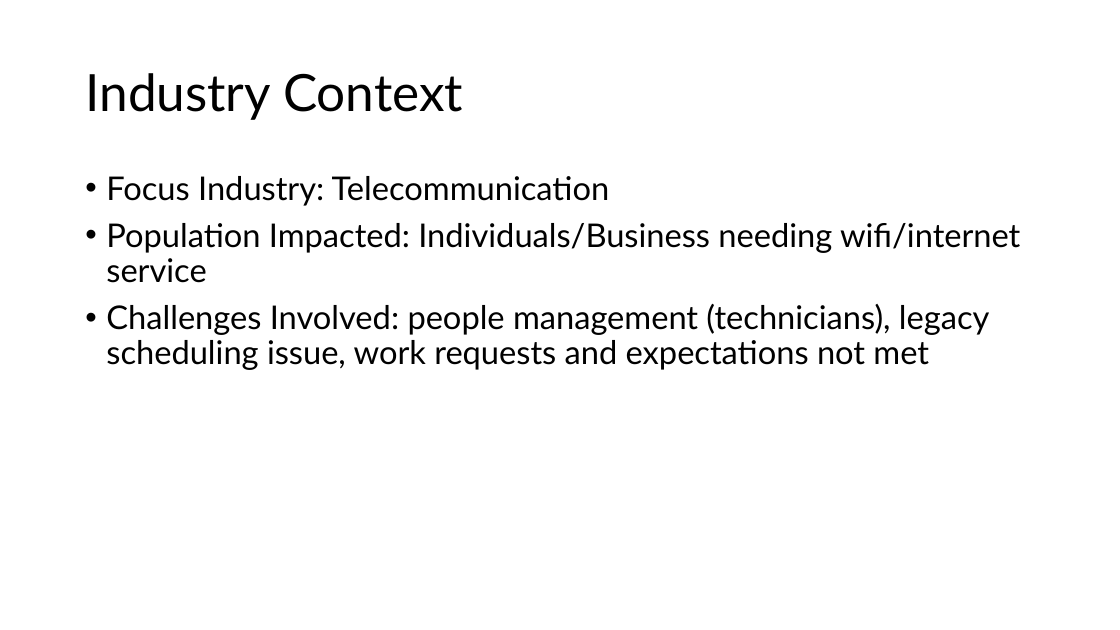
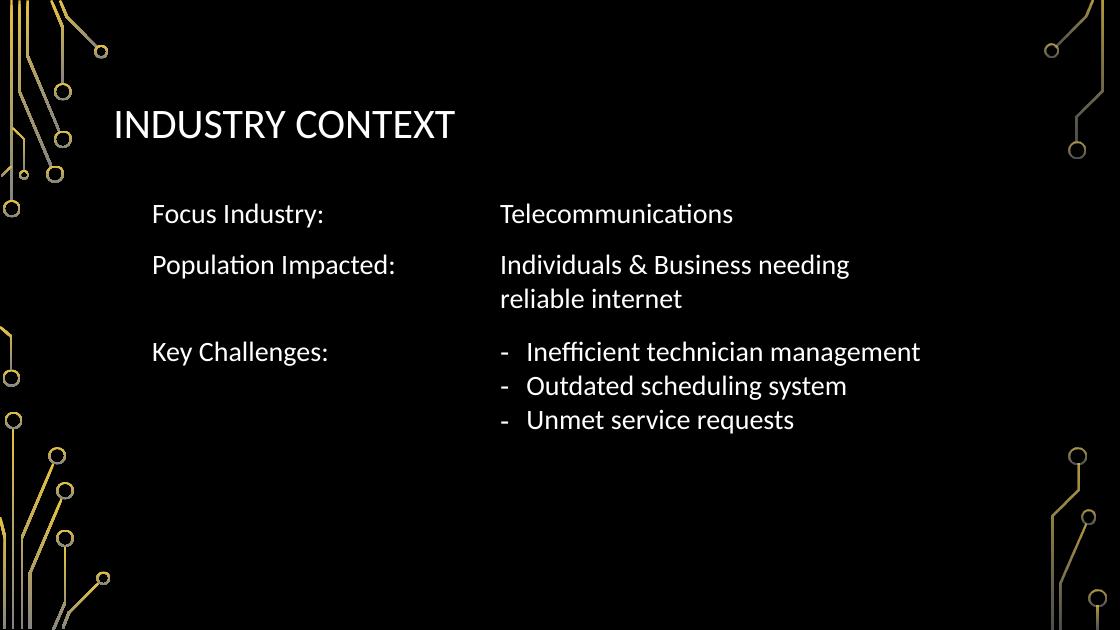
Before and after one commit to suebyeon/Capstone, a slide deck: slide 3 of Business Case.pptx. Drawn at 1120x630 pixels with LibreOffice and Linux fonts; fonts in the diff are those of the drawing; background and template pictures are left out. Boxes give left, top, right and bottom in pixels: in the first picture for what was removed or moved away, otherwise in the second. Text is boxed around its words. In the diff, an @@ line names an element or a change of style, - is before the commit and + after.

```diff
--- a/Business Case.pptx
+++ b/Business Case.pptx
@@ background #FFFFFF to picture (left out) @@
@@ title at (113,110,455,139): text changed; size 44 to 36 pt; font Lato to Calibri; text colour #000000 to #FFFFFF @@
-Industry Context
+INDUSTRY CONTEXT
@@ text removed at (106,176,1020,370) @@
-• Focus Industry: Telecommunication
-• Population Impacted: Individuals/Business needing wifi/internet service
-• Challenges Involved: people management (technicians), legacy scheduling issue, work requests and expectations not met
@@ table added at (144,192,932,455), 3 rows, 2 columns @@
+Focus Industry: | Telecommunications
+Population Impacted: | Individuals & Business needing reliable internet
+Key Challenges: | Inefficient technician management / Outdated scheduling system / Unmet service requests
@@ group added at (0,0,1107,630): 33 freeform shapes, 3 rectangles @@
```
Also in this commit, not shown: 10 other slides changed, 2 slides added, 2 slides removed.
